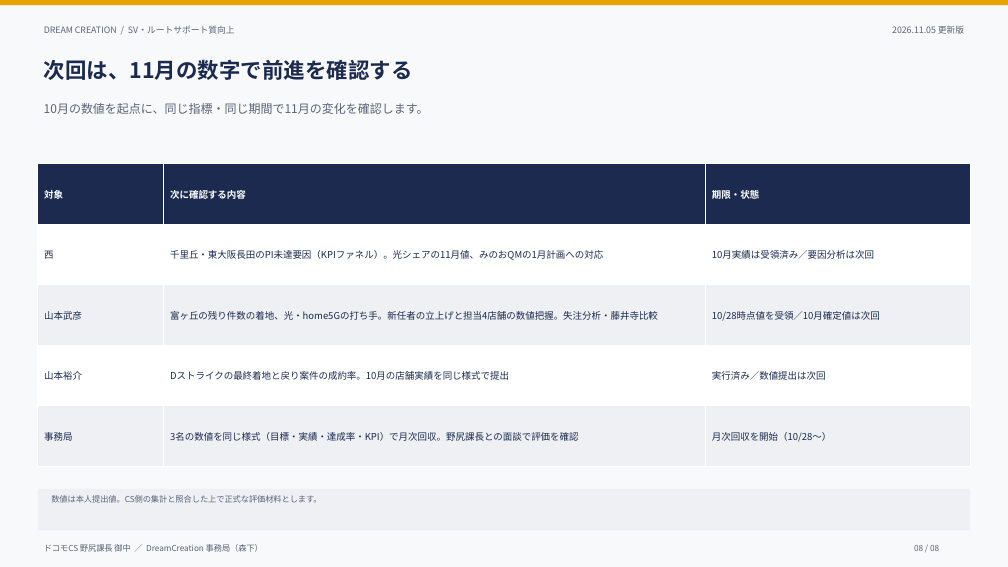
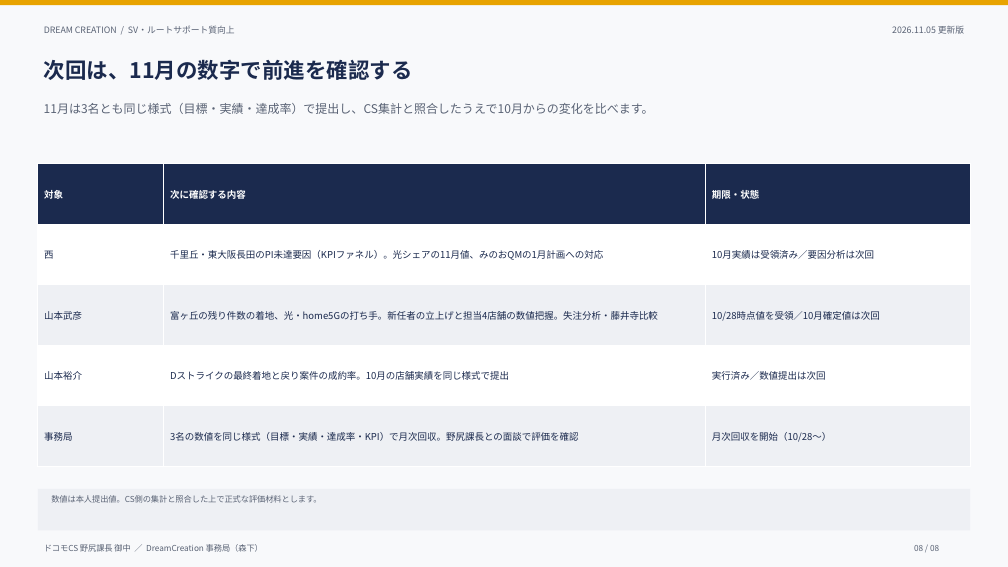
Before and after one commit to lunamax77/-next-vision, a slide deck: slide 8 of docs/reports/sv-route-support/SV_ルートサポート質向上_進捗報告_20261105.pptx. Drawn at 1008x567 pixels with LibreOffice and Linux fonts; fonts in the diff are those of the drawing. Boxes give left, top, right and bottom in pixels: in the first picture for what was removed or moved away, otherwise in the second. Text is boxed around its words. In the diff, an @@ line names an element or a change of style, - is before the commit and + after.

```diff
--- a/docs/reports/sv-route-support/SV_ルートサポート質向上_進捗報告_20261105.pptx
+++ b/docs/reports/sv-route-support/SV_ルートサポート質向上_進捗報告_20261105.pptx
@@ text at [44, 103, 654, 114]: text changed @@
-10月の数値を起点に、同じ指標・同じ期間で11月の変化を確認します。
+11月は3名とも同じ様式（目標・実績・達成率）で提出し、CS集計と照合したうえで10月からの変化を比べます。
```
Also in this commit, not shown: 7 other slides changed, 1 other file.
